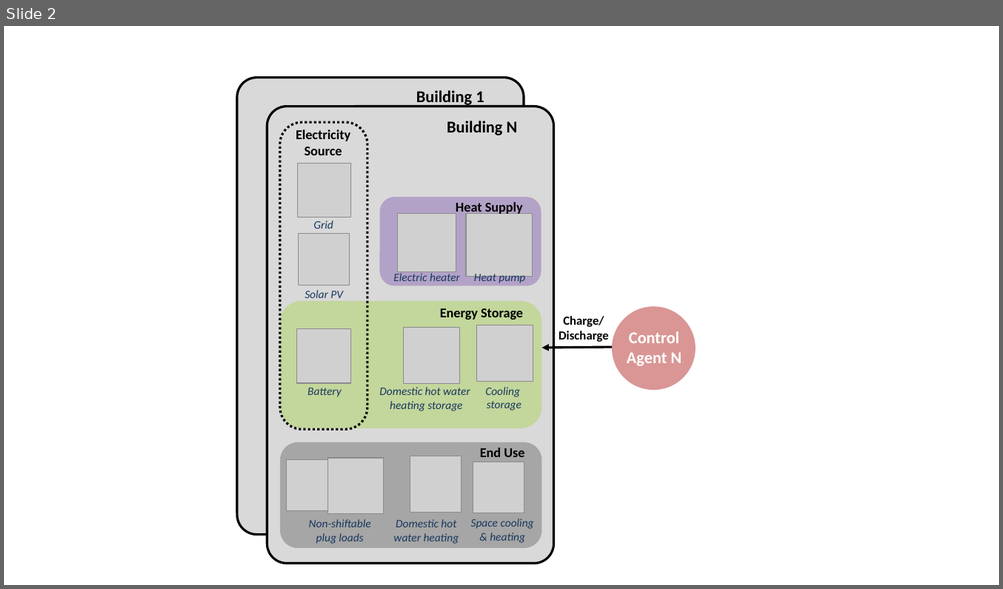
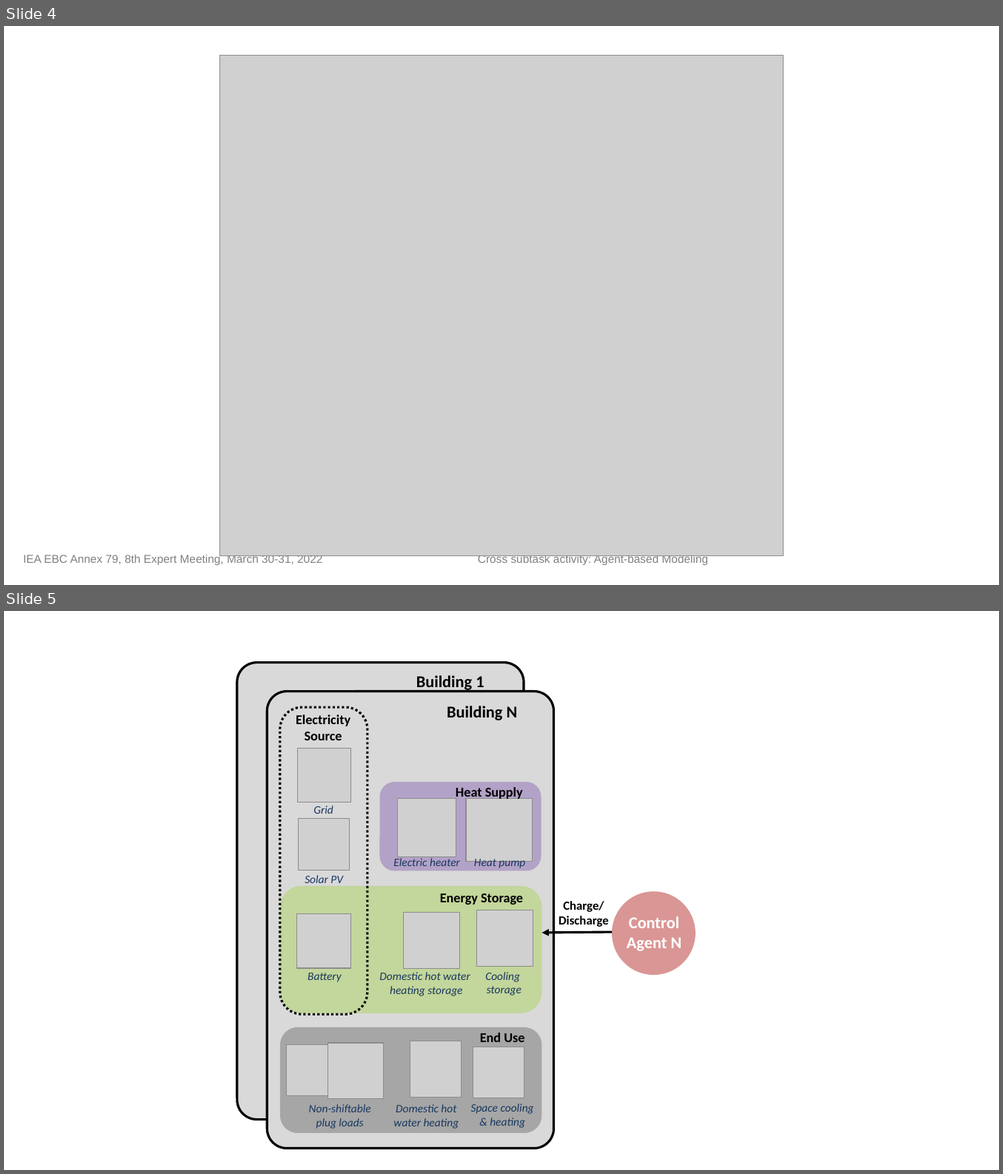
Before and after one commit to intelligent-environments-lab/CityLearn, a slide deck: assets/images/citylearn_systems.pptx. Shown one above the other, each under a label of ours: slide 2 before the commit, slides 4 and 5 after it. The pictures are 1003x589 and 1003x1174 pixels, drawn with LibreOffice and Linux fonts; fonts in the diff are those of the drawing; grey boxes stand for pictures. Boxes give left, top, right and bottom in pixels: in the first picture for what was removed or moved away, otherwise in the second. Text is boxed around its words. In the diff, an @@ line names an element or a change of style, - is before the commit and + after.

```diff
--- a/assets/images/citylearn_systems.pptx
+++ b/assets/images/citylearn_systems.pptx
@@ slide 4 added at <box>4,26,999,585</box>, background #FFFFFF @@
@@ picture added at <box>219,55,784,557</box> @@
@@ text added at <box>23,554,708,565</box>, 11 pt, text #808080 @@
+IEA EBC Annex 79, 8th Expert Meeting, March 30-31, 2022 Cross subtask activity: Agent-based Modeling
@@ what was slide 2 is now slide 5 @@
```
Also in this commit, not shown: 1 slide changed, 2 other slides added, 4 other files.
